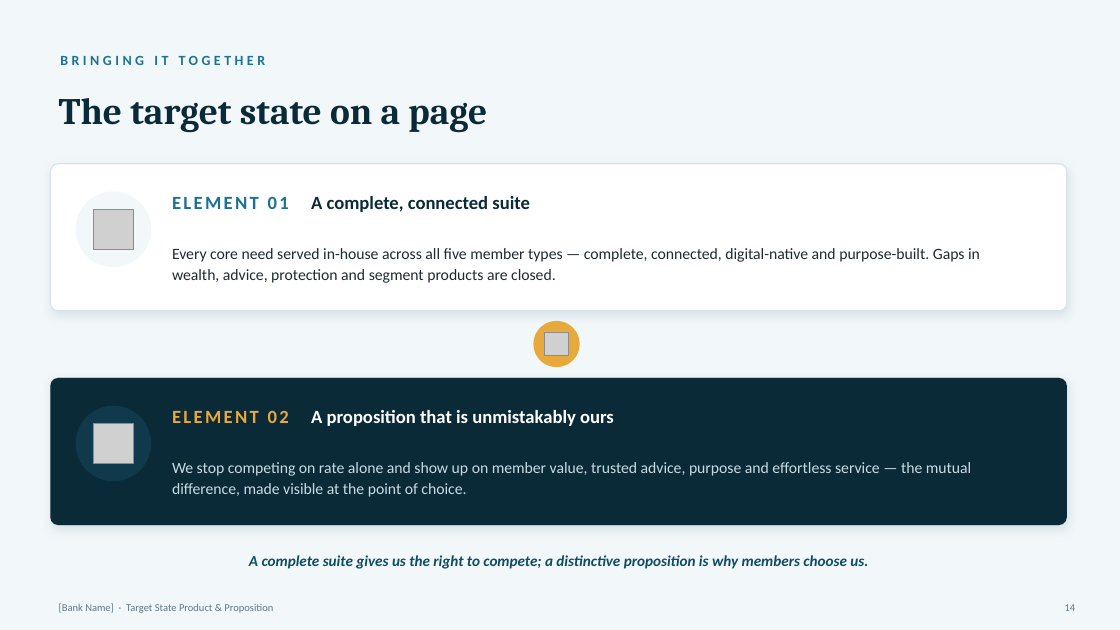
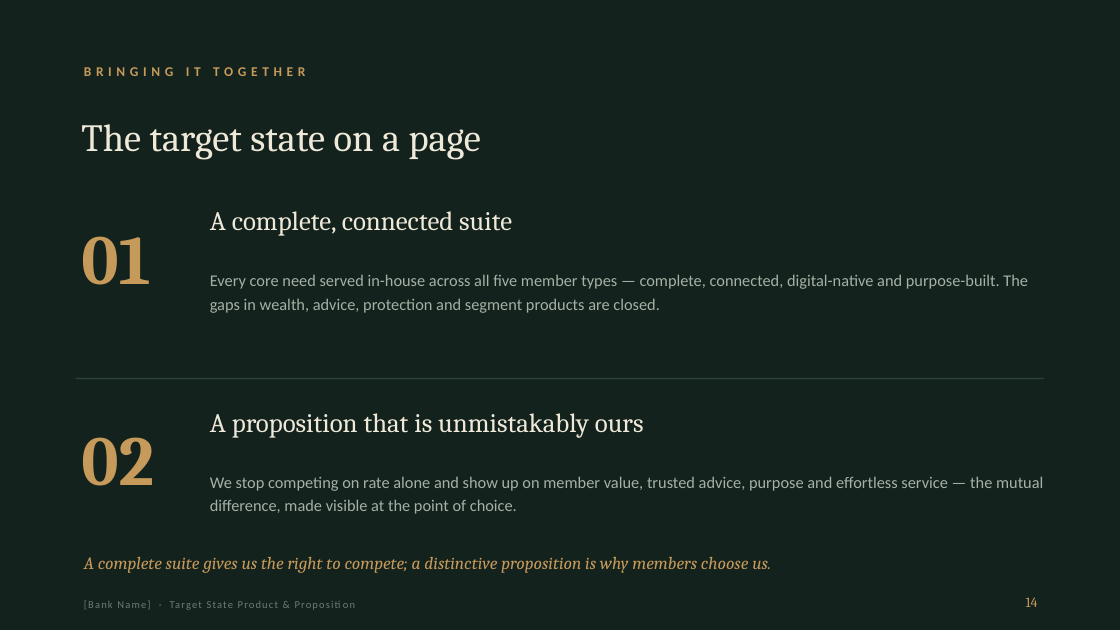
Before and after one commit to zimhwani/my-agents, a slide deck: slide 14 of decks/target-state-product-proposition/Target-State-Product-and-Proposition.pptx. Drawn at 1120x630 pixels with LibreOffice and Linux fonts; fonts in the diff are those of the drawing; grey boxes stand for pictures. Boxes give left, top, right and bottom in pixels: in the first picture for what was removed or moved away, otherwise in the second. Text is boxed around its words. In the diff, an @@ line names an element or a change of style, - is before the commit and + after.

```diff
--- a/decks/target-state-product-proposition/Target-State-Product-and-Proposition.pptx
+++ b/decks/target-state-product-proposition/Target-State-Product-and-Proposition.pptx
@@ background #F2F7F9 to #13221C @@
@@ text "BRINGING IT TOGETHER" moved from (x1=60, y1=56, x2=266, y2=65) to (x1=84, y1=67, x2=305, y2=76) @@
@@ text "BRINGING IT TOGETHER" at (x1=84, y1=67, x2=305, y2=76): size 12 to 11.5 pt, text colour #1C7293 to #C69A5B, letter spacing 3 to 4 pt @@
@@ text "The target state on a ..." moved from (x1=59, y1=98, x2=487, y2=133) to (x1=81, y1=124, x2=481, y2=160) @@
@@ text "The target state on a ..." at (x1=81, y1=124, x2=481, y2=160): size 32 to 33 pt, text colour #0A2A38 to #EFE9DA, bold off @@
@@ rounded rectangle removed at (x1=50, y1=164, x2=1067, y2=311) @@
@@ rounded rectangle removed at (x1=76, y1=192, x2=151, y2=267) @@
@@ text added at (x1=81, y1=236, x2=150, y2=285), 60 pt, text #C69A5B, bold @@
+01
@@ picture removed at (x1=94, y1=210, x2=134, y2=250) @@
@@ text at (x1=210, y1=211, x2=512, y2=236): text changed; size 16 to 23 pt; font Calibri to Cambria; text colour #0A2A38 to #EFE9DA; bold off @@
-ELEMENT 01 A complete, connected suite
+A complete, connected suite
@@ text at (x1=210, y1=274, x2=1028, y2=313): text changed; size 13.5 to 14 pt; text colour #1C2B33 to #A6B0A6 @@
-Every core need served in-house across all five member types — complete, connected, digital-native and purpose-built. Gaps in wealth, advice, protection and segment products are closed.
+Every core need served in-house across all five member types — complete, connected, digital-native and purpose-built. The gaps in wealth, advice, protection and segment products are closed.
@@ rounded rectangle removed at (x1=534, y1=321, x2=580, y2=367) @@
@@ picture removed at (x1=544, y1=332, x2=569, y2=356) @@
@@ rounded rectangle removed at (x1=50, y1=378, x2=1067, y2=525) @@
@@ rounded rectangle removed at (x1=50, y1=378, x2=1067, y2=525) @@
@@ rectangle added at (x1=76, y1=378, x2=1044, y2=379), fill #2E4438 @@
@@ rounded rectangle removed at (x1=76, y1=406, x2=151, y2=481) @@
@@ text at (x1=210, y1=413, x2=644, y2=438): text changed; size 16 to 23 pt; font Calibri to Cambria; text colour #FFFFFF to #EFE9DA; bold off @@
-ELEMENT 02 A proposition that is unmistakably ours
+A proposition that is unmistakably ours
@@ text added at (x1=81, y1=437, x2=154, y2=486), 60 pt, text #C69A5B, bold @@
+02
@@ picture removed at (x1=94, y1=424, x2=134, y2=464) @@
@@ text "We stop competing on rate ..." moved from (x1=172, y1=462, x2=971, y2=497) to (x1=210, y1=476, x2=1043, y2=514) @@
@@ text "We stop competing on rate ..." at (x1=210, y1=476, x2=1043, y2=514): size 13.5 to 14 pt, text colour #C7DBE3 to #A6B0A6; line spacing 1.1 to 1.2 @@
@@ text "A complete suite gives us ..." moved from (x1=249, y1=555, x2=868, y2=569) to (x1=84, y1=557, x2=771, y2=573) @@
@@ text "A complete suite gives us ..." at (x1=84, y1=557, x2=771, y2=573): size 13 to 15 pt, font Calibri to Cambria, text colour #0E4C63 to #C69A5B, bold off; alignment centre to left @@
@@ text "[Bank Name] · Target State ..." moved from (x1=59, y1=603, x2=273, y2=613) to (x1=76, y1=592, x2=748, y2=617) @@
@@ text "[Bank Name] · Target State ..." at (x1=76, y1=592, x2=748, y2=617): text colour #5E7885 to #6E7C74, letter spacing 0 to 1 pt @@
@@ text "14" moved from (x1=1065, y1=604, x2=1076, y2=611) to (x1=1026, y1=597, x2=1038, y2=607) @@
@@ text "14" at (x1=1026, y1=597, x2=1038, y2=607): size 9 to 12 pt, font Calibri to Cambria, text colour #5E7885 to #C69A5B @@
```
Also in this commit, not shown: 15 other slides changed, 1 other file.
